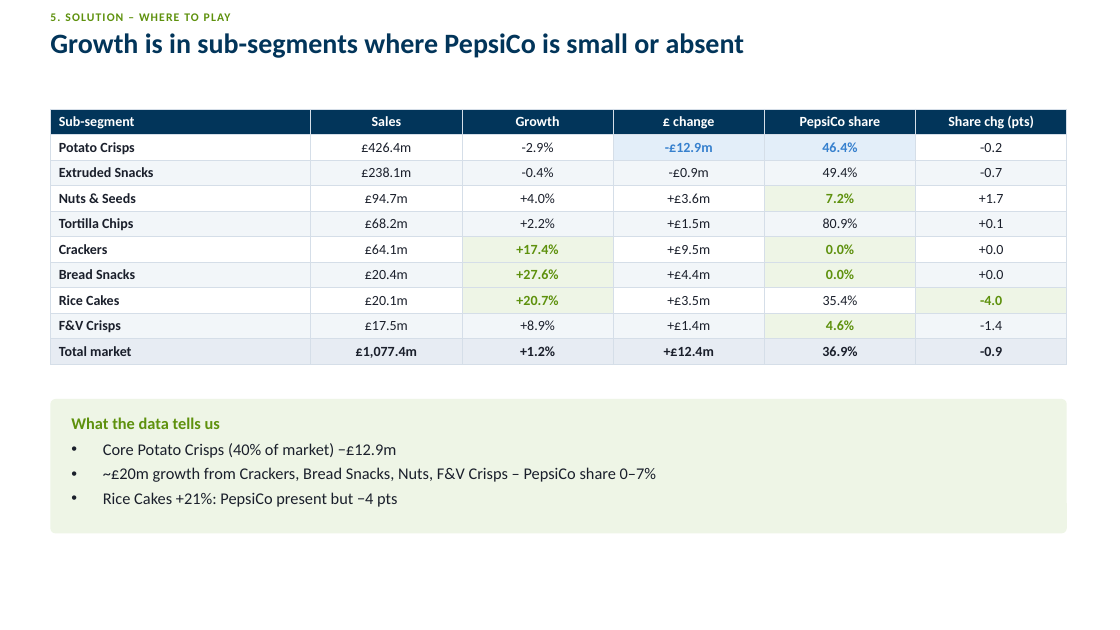
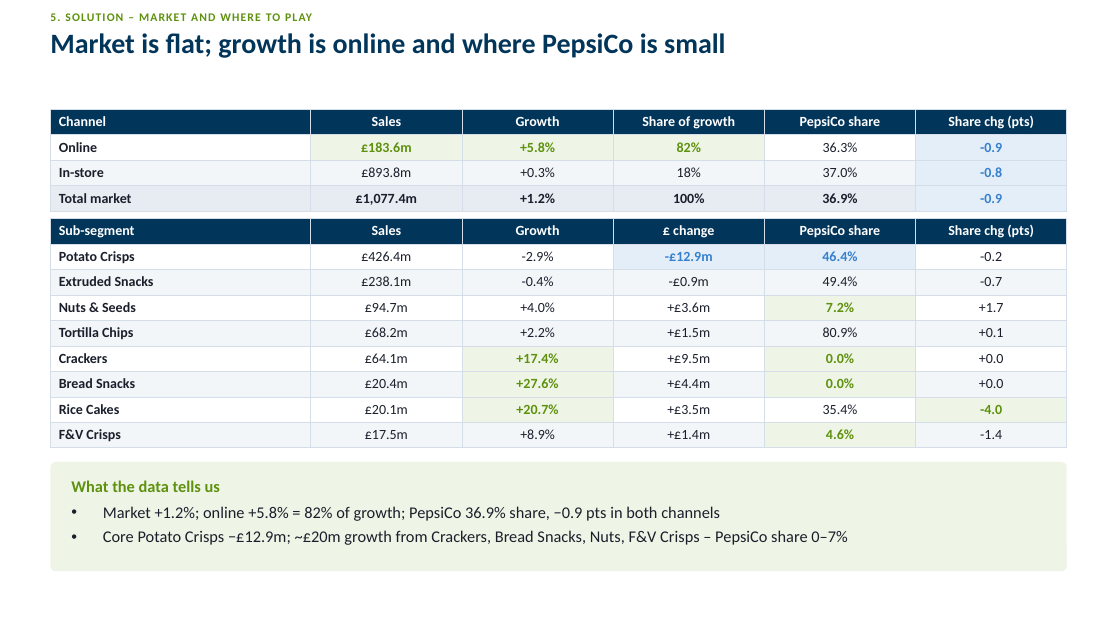
Before and after one commit to harshjunekumar/test-sample, a slide deck: slide 6 of case_study/PepsiCo_Savoury_Case_Study_Deck.pptx (slide 7 before the commit). Drawn at 1120x630 pixels with LibreOffice and Linux fonts; fonts in the diff are those of the drawing. Boxes give left, top, right and bottom in pixels: in the first picture for what was removed or moved away, otherwise in the second. Text is boxed around its words. In the diff, an @@ line names an element or a change of style, - is before the commit and + after.

```diff
--- a/case_study/PepsiCo_Savoury_Case_Study_Deck.pptx
+++ b/case_study/PepsiCo_Savoury_Case_Study_Deck.pptx
@@ text at bbox=[50, 13, 312, 21]: text changed @@
-5. SOLUTION – WHERE TO PLAY
+5. SOLUTION – MARKET AND WHERE TO PLAY
@@ title at bbox=[50, 33, 725, 58]: text changed @@
-Growth is in sub-segments where PepsiCo is small or absent
+Market is flat; growth is online and where PepsiCo is small
@@ table added at bbox=[50, 109, 1067, 209], 4 rows, 6 columns @@
+Channel | Sales | Growth | Share of growth | PepsiCo share | Share chg (pts)
+Online | £183.6m | +5.8% | 82% | 36.3% | -0.9
+In-store | £893.8m | +0.3% | 18% | 37.0% | -0.8
+Total market | £1,077.4m | +1.2% | 100% | 36.9% | -0.9
@@ table at bbox=[50, 218, 1067, 446] @@
-row 10: Total market | £1,077.4m | +1.2% | +£12.4m | 36.9% | -0.9
@@ table: place and size @@
-table at bbox=[50, 109, 1067, 362]
+table at bbox=[50, 218, 1067, 446]
@@ rounded rectangle: place and size @@
-rounded rectangle at bbox=[50, 399, 1067, 534]
+rounded rectangle at bbox=[50, 462, 1067, 571]
@@ rounded rectangle at bbox=[50, 462, 1067, 571]: proportions changed @@
@@ text "What the data tells us": place and size @@
-text "What the data tells us" at bbox=[71, 417, 220, 429]
+text "What the data tells us" at bbox=[71, 480, 220, 492]
@@ text at bbox=[103, 506, 847, 545]: text changed @@
-• Core Potato Crisps (40% of market) −£12.9m
-• ~£20m growth from Crackers, Bread Snacks, Nuts, F&V Crisps – PepsiCo share 0–7%
-• Rice Cakes +21%: PepsiCo present but −4 pts
+• Market +1.2%; online +5.8% = 82% of growth; PepsiCo 36.9% share, −0.9 pts in both channels
+• Core Potato Crisps −£12.9m; ~£20m growth from Crackers, Bread Snacks, Nuts, F&V Crisps – PepsiCo share 0–7%
```
Also in this commit, not shown: 1 other slide changed, 2 slides removed.
